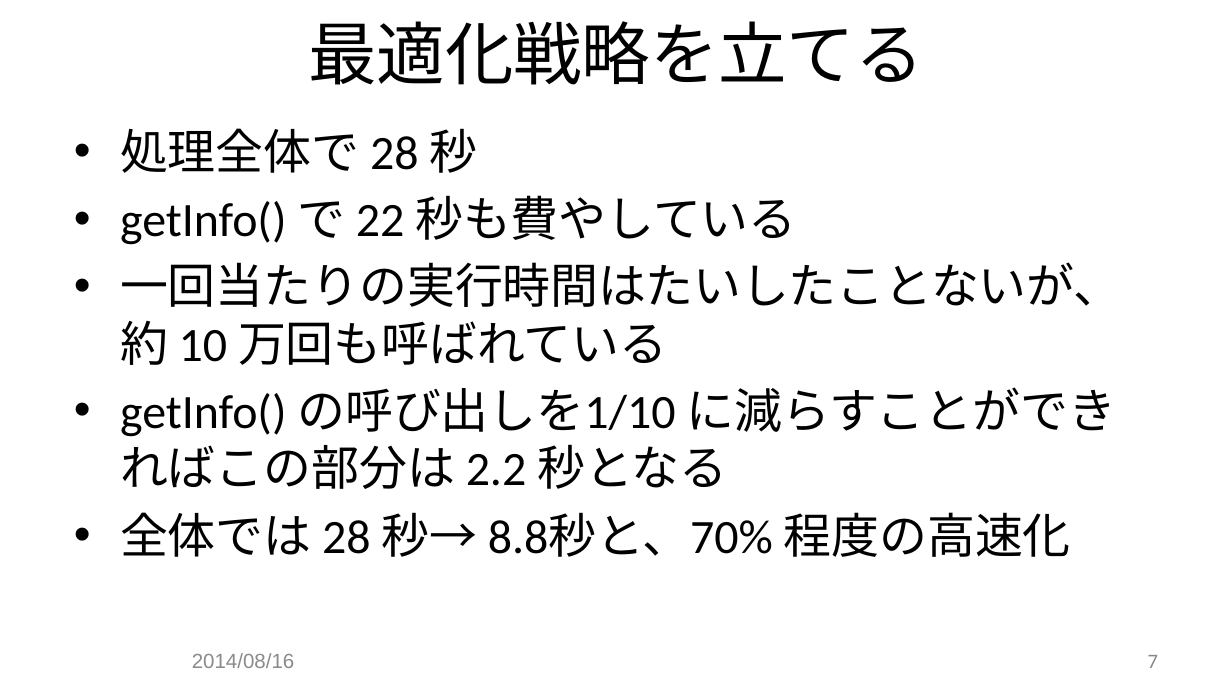
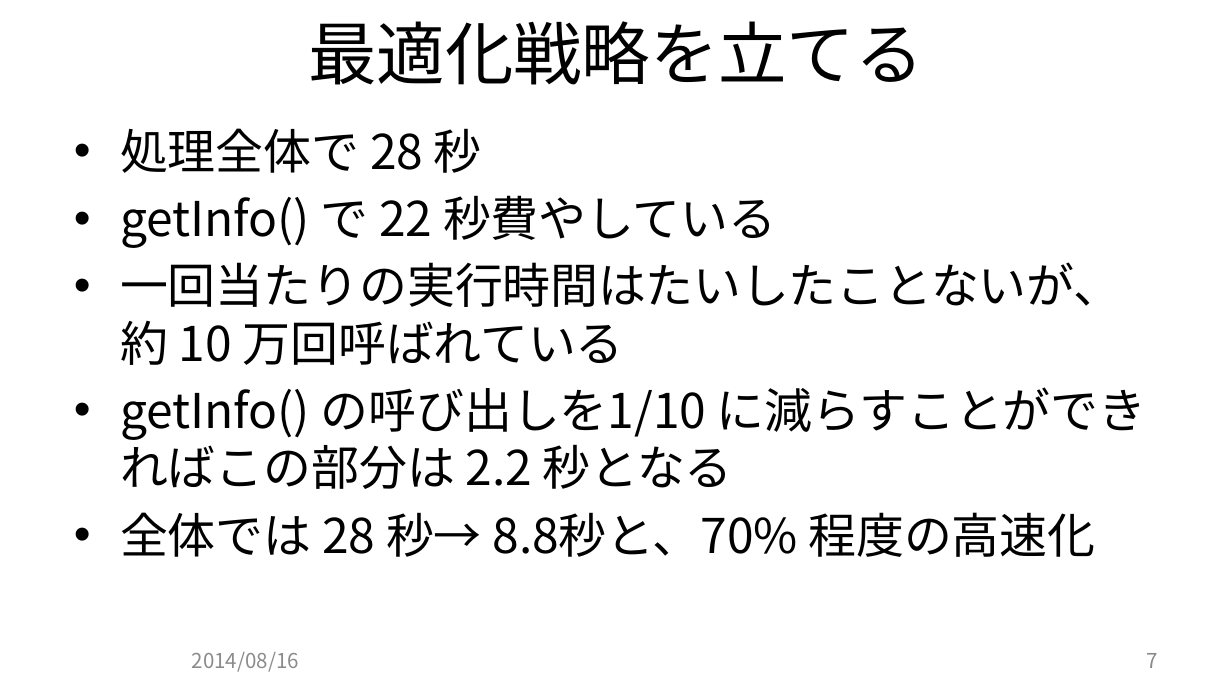
Before and after one commit to JCGS/CEDEC2014, a slide deck: slide 7 of chiyama/2014cedec_chiyama.pptx. Drawn at 1232x693 pixels with LibreOffice and Linux fonts; fonts in the diff are those of the drawing; background and template pictures are left out. Boxes give left, top, right and bottom in pixels: in the first picture for what was removed or moved away, otherwise in the second. Text is boxed around its words. In the diff, an @@ line names an element or a change of style, - is before the commit and + after.

Commit message:
ボトルネック周りの記述を追加

```diff
--- a/chiyama/2014cedec_chiyama.pptx
+++ b/chiyama/2014cedec_chiyama.pptx
@@ text at <box>120,128,1147,557</box>: font Calibri to Noto Sans CJK JP in "処理全体で 28 秒", "getInfo() の呼び出しを1/10 に減らすことができればこの部分は 2.2 秒となる", "全体では 28 秒→ 8.8秒と、70% 程度の高速化" @@
@@ text at <box>120,195,1121,365</box>: text changed; font Calibri to Noto Sans CJK JP @@
-• getInfo() で 22 秒も費やしている
-• 一回当たりの実行時間はたいしたことないが、約 10 万回も呼ばれている
+• getInfo() で 22 秒費やしている
+• 一回当たりの実行時間はたいしたことないが、約 10 万回呼ばれている
@@ text "2014/08/16" at <box>192,652,299,672</box>: font Arial to Noto Sans CJK JP @@
@@ page number at <box>1147,653,1158,668</box>: font Calibri to Noto Sans CJK JP @@
```
Also in this commit, not shown: 9 other slides changed, 2 slides added.
